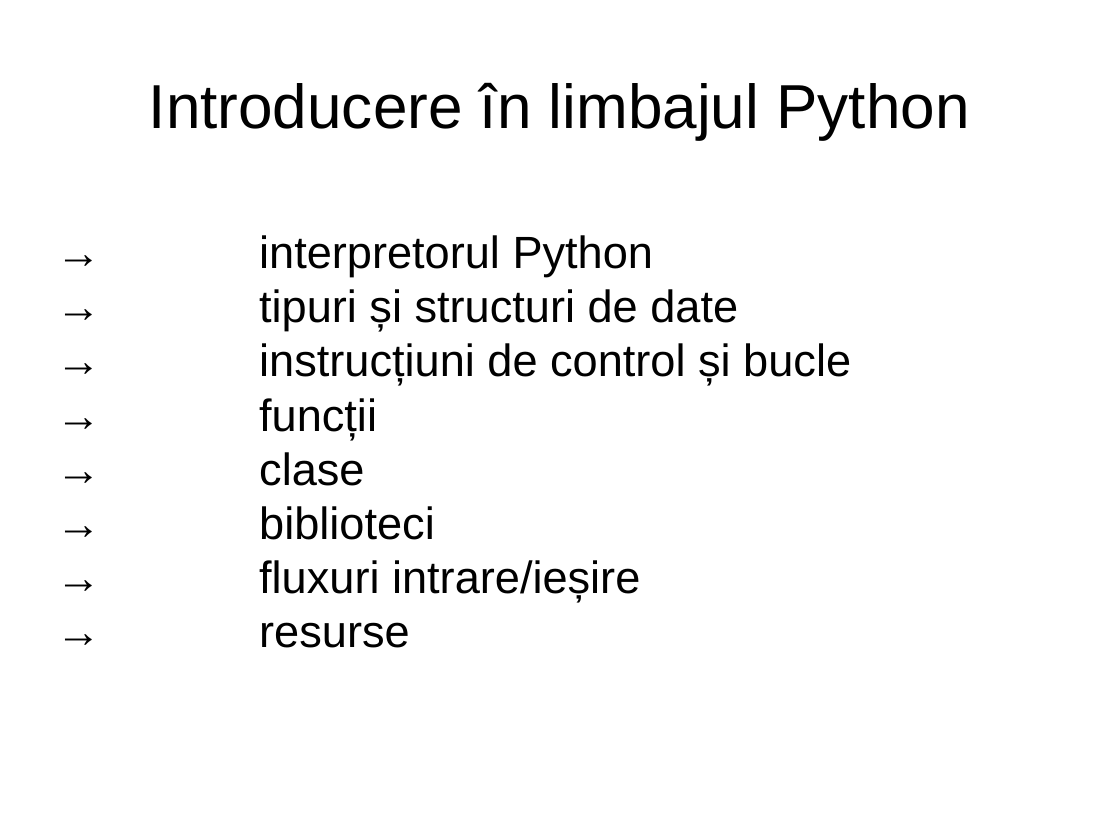
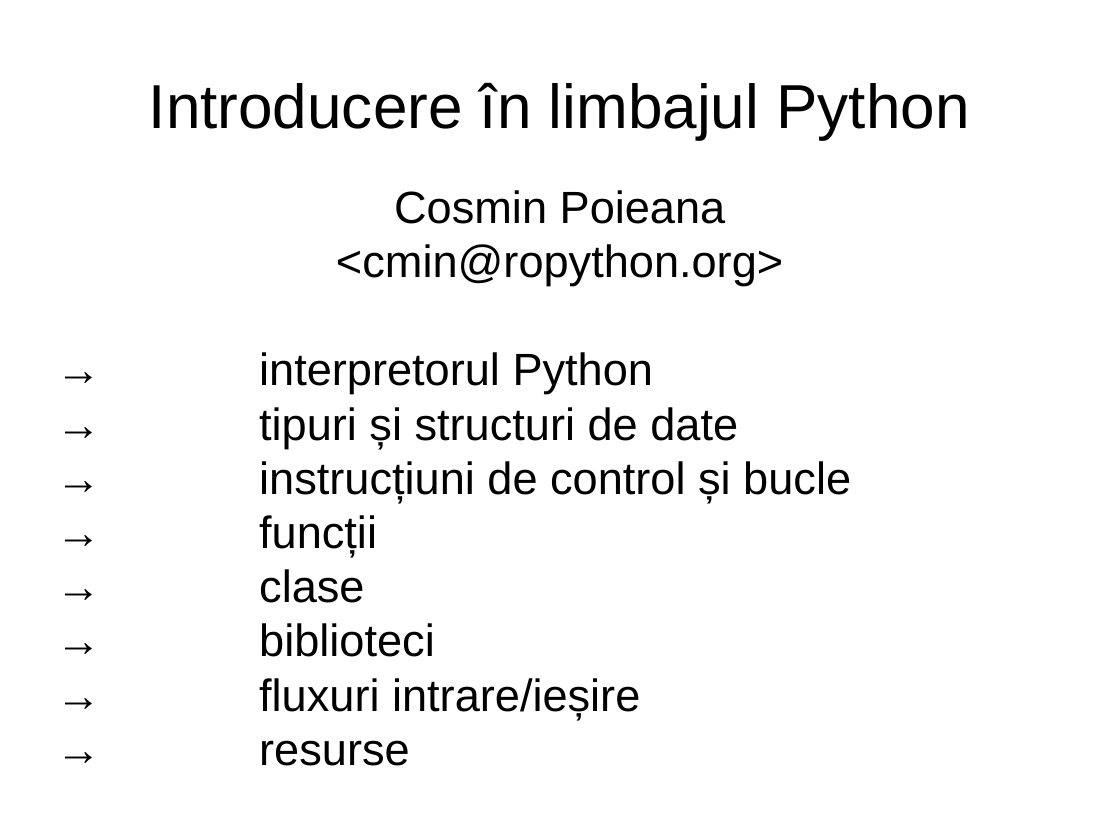
Before and after one commit to RoPython/ropython-presentations, a slide deck: slide 1 of cmiN/1/intro.odp. Drawn at 1120x840 pixels with LibreOffice and Linux fonts; fonts in the diff are those of the drawing. Boxes give left, top, right and bottom in pixels: in the first picture for what was removed or moved away, otherwise in the second. Text is boxed around its words. In the diff, an @@ line names an element or a change of style, - is before the commit and + after.

Commit message:
Added second presentation.

```diff
--- a/cmiN/1/intro.odp
+++ b/cmiN/1/intro.odp
@@ subtitle at <box>336,190,783,286</box>: paragraphs added @@
+Cosmin Poieana
+<cmin@ropython.org>
```
Also in this commit, not shown: 1 other file.
